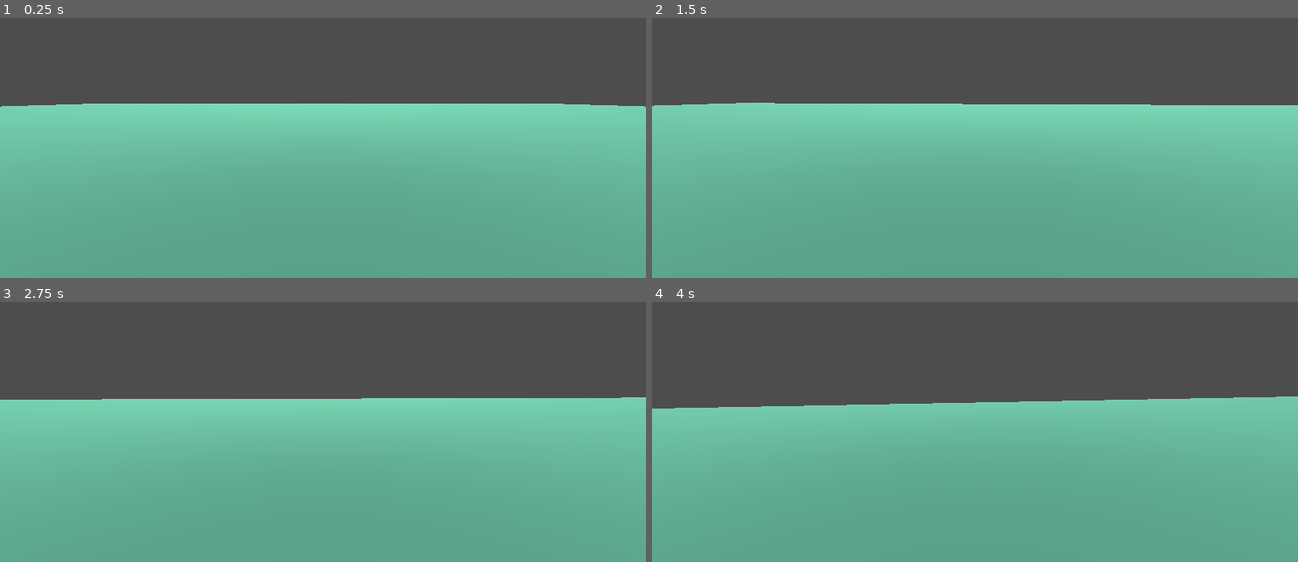
Above: before the commit, frames 1-4 (two rows, left to right).
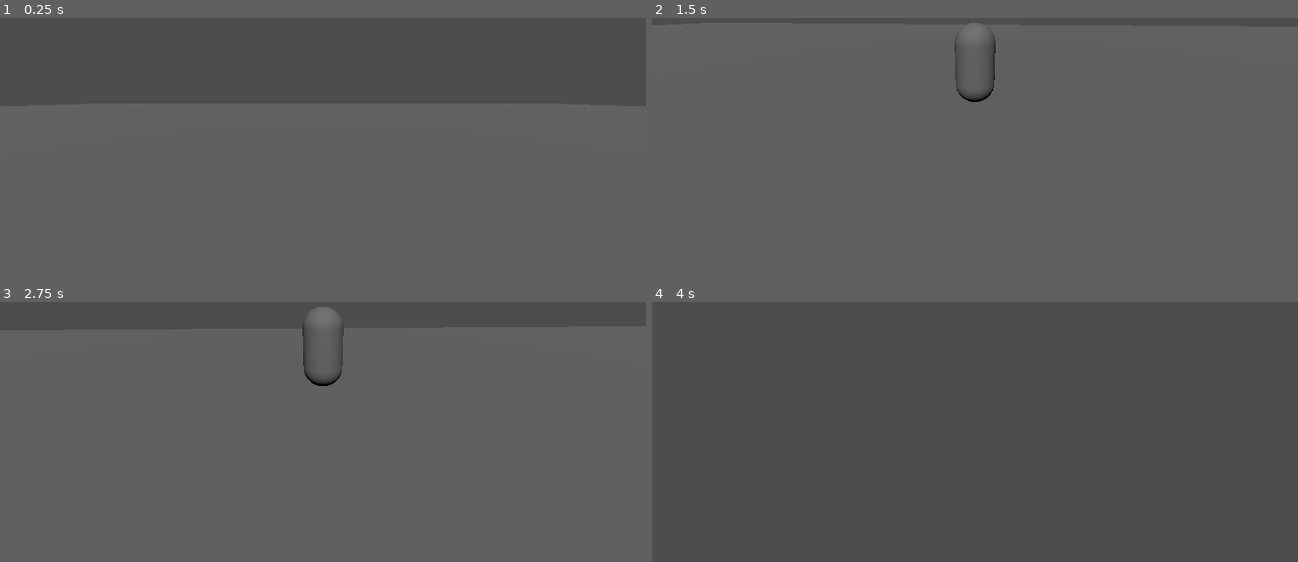
Above: after the commit, the same moments.

Repository: natmar68-cmyk/Rat_Trap
Game: Godot game, scene res://Scenes/Testing scene.tscn
Same seed, same stepped clock (60 frames per second), same inputs: the game is played once before the commit and once after it.
Inputs (mouse positions are in pixels of both pictures, inside the frame that each line leads up to):
- Up to frame 1 (0.25 s): no input
- Up to frame 2 (1.5 s): tap Enter (ui_accept) at 0.5, 0.77 s; move the mouse to (1007, 96) at 0.52 s; hold Shift (sprint, bound only after the commit) 0.53-1.28 s; hold W (move_forward) from 0.53 s (still down); move the mouse to (942, 98) at 1.27 s; tap F (toggle_camera) at 1.35 s
- Up to frame 3 (2.75 s): keep holding W (move_forward); tap Enter (ui_accept) at 1.52, 2 s; move the mouse to (335, 374) at 2.02 s; hold Shift (sprint, bound only after the commit) from 2.03 s (still down)
- Up to frame 4 (4 s): keep holding W (move_forward); move the mouse to (968, 387) at 2.77 s; release Shift (sprint, bound only after the commit) at 2.78 s; tap F (toggle_camera) at 2.85 s; tap Enter (ui_accept) at 3.02, 3.77 s; move the mouse to (1020, 385) at 3.52 s; hold Shift (sprint, bound only after the commit) from 3.53 s (still down)

The runs differ from the first frame. In frame 1, 67% of the frame differs, in the area x 0-100%, y 32-100%; in frame 2, 67%, in the area x 0-100%, y 1-100%; in frame 3, 63%; in frame 4, 61%.

Commit message:
tweak rat movement

Diff:
--- a/Scenes/Testing scene.tscn
+++ b/Scenes/Testing scene.tscn
@@ -1,9 +1,6 @@
 [gd_scene format=3 uid="uid://cdrcybiddw6w8"]
 
 [ext_resource type="PackedScene" uid="uid://dd4lxdm8jcxrl" path="res://Scenes/player.tscn" id="1_5dop0"]
-
-[sub_resource type="StandardMaterial3D" id="StandardMaterial3D_5dop0"]
-albedo_color = Color(0.5217111, 0.9396389, 0.7895922, 1)
 
 [node name="Node3D" type="Node3D" unique_id=1836041409]
 
@@ -20,4 +17,8 @@
 [node name="CSGBox3D" type="CSGBox3D" parent="." unique_id=1319739192]
 use_collision = true
 size = Vector3(100, 1, 100)
-material = SubResource("StandardMaterial3D_5dop0")
+
+[node name="CSGBox3D2" type="CSGBox3D" parent="." unique_id=1820868888]
+transform = Transform3D(1, 0, 0, 0, 1, 0, 0, 0, 1, 9.681141, 0.722497, 10.793422)
+use_collision = true
+size = Vector3(3.8046875, 4.246582, 6.823242)
--- a/Scenes/player.tscn
+++ b/Scenes/player.tscn
@@ -3,6 +3,9 @@
 [ext_resource type="Script" uid="uid://dcoxhsokwhvd7" path="res://Scripts/player.gd" id="1_v0iea"]
 
 [sub_resource type="CapsuleShape3D" id="CapsuleShape3D_0bb2n"]
+
+[sub_resource type="SphereShape3D" id="SphereShape3D_v0iea"]
+radius = 0.2
 
 [sub_resource type="CapsuleMesh" id="CapsuleMesh_v0iea"]
 
@@ -17,12 +20,12 @@
 [node name="Camera3D" type="Camera3D" parent="Head" unique_id=311673167]
 transform = Transform3D(1, 0, 0, 0, 1, 0, 0, 0, 1, 0, 0.5099509, 0)
 
-[node name="SpringArm3D" type="SpringArm3D" parent="Head/Camera3D" unique_id=761627289]
-transform = Transform3D(1, 0, 0, 0, 0.9396926, 0.34202012, 0, -0.34202012, 0.9396926, 0, 1.8971059, 4.952985)
-spring_length = 3.0
+[node name="SpringArm3D" type="SpringArm3D" parent="Head" unique_id=761627289]
+transform = Transform3D(1, 0, 0, 0, 0.9396926, 0.34202012, 0, -0.34202012, 0.9396926, 0, 0.9218118, 4.953)
+shape = SubResource("SphereShape3D_v0iea")
 
-[node name="Camera3D" type="Camera3D" parent="Head/Camera3D/SpringArm3D" unique_id=304773825]
-transform = Transform3D(1, 0, 0, 0, 1.0000001, 0, 0, 0, 1.0000001, 0, 0.5696651, -1.5651422)
+[node name="Camera3D" type="Camera3D" parent="Head/SpringArm3D" unique_id=304773825]
+transform = Transform3D(1, 0, 0, 0, 1.0000001, 0, 0, 0, 1.0000001, 0, 2.2466102, -2.698114)
 
 [node name="MeshInstance3D" type="MeshInstance3D" parent="." unique_id=1447038475]
 mesh = SubResource("CapsuleMesh_v0iea")
--- a/Scripts/player.gd
+++ b/Scripts/player.gd
@@ -2,8 +2,8 @@
 
 # Movement
 const SPEED = 10.0
-const SPRINT_SPEED = 16.0
-const JUMP_VELOCITY = 3.0
+const SPRINT_SPEED = 20.0
+const JUMP_VELOCITY = 7.0
 const GRAVITY = 20.0
 
 # Mouse look
--- a/project.godot
+++ b/project.godot
@@ -39,7 +39,7 @@
 }
 sprint={
 "deadzone": 0.2,
-"events": [Object(InputEventKey,"resource_local_to_scene":false,"resource_name":"","device":-1,"window_id":0,"alt_pressed":false,"shift_pressed":true,"ctrl_pressed":false,"meta_pressed":false,"pressed":false,"keycode":0,"physical_keycode":87,"key_label":0,"unicode":87,"location":0,"echo":false,"script":null)
+"events": [Object(InputEventKey,"resource_local_to_scene":false,"resource_name":"","device":-1,"window_id":0,"alt_pressed":false,"shift_pressed":false,"ctrl_pressed":false,"meta_pressed":false,"pressed":false,"keycode":0,"physical_keycode":4194325,"key_label":0,"unicode":0,"location":0,"echo":false,"script":null)
 ]
 }
 toggle_camera={
